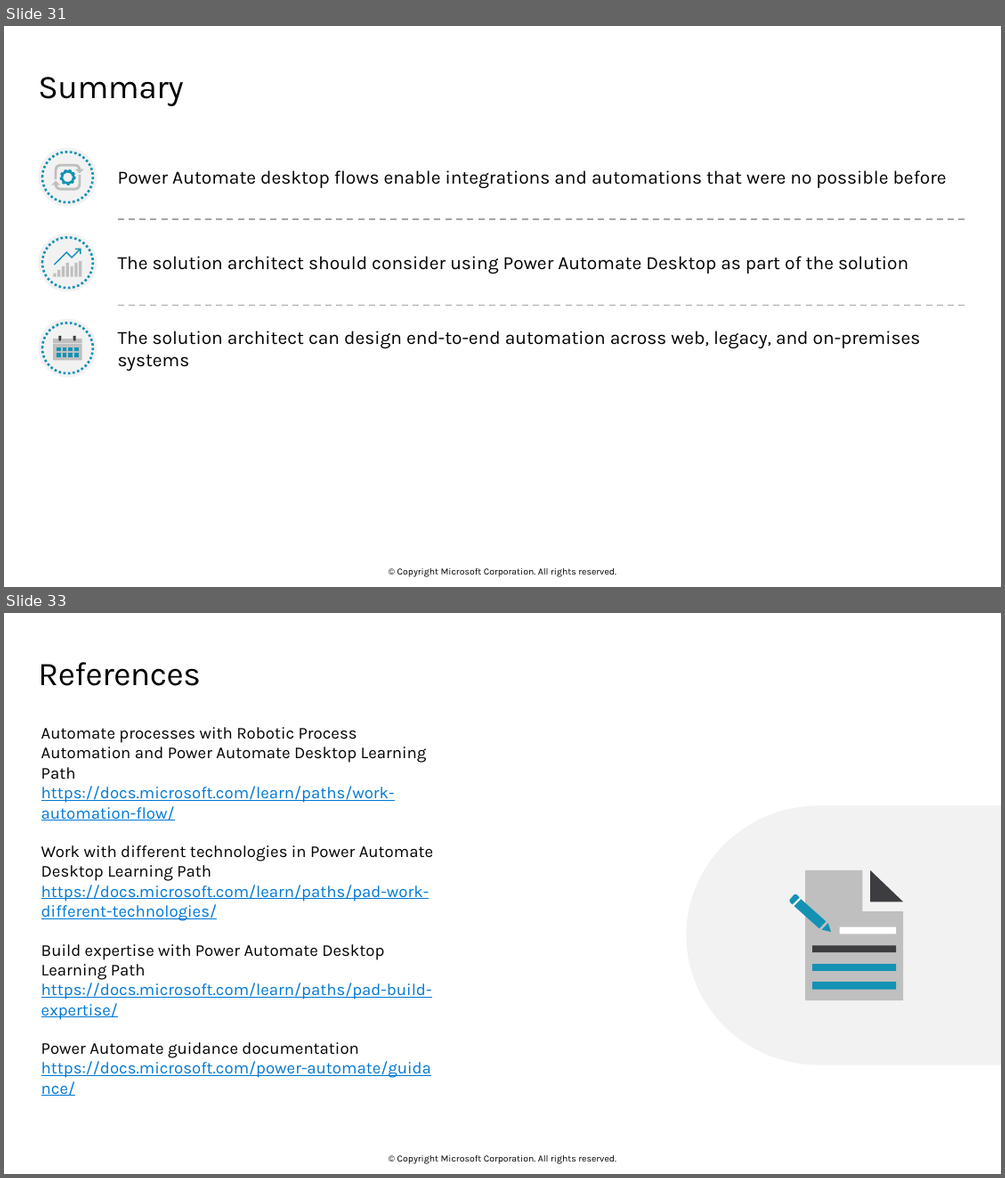
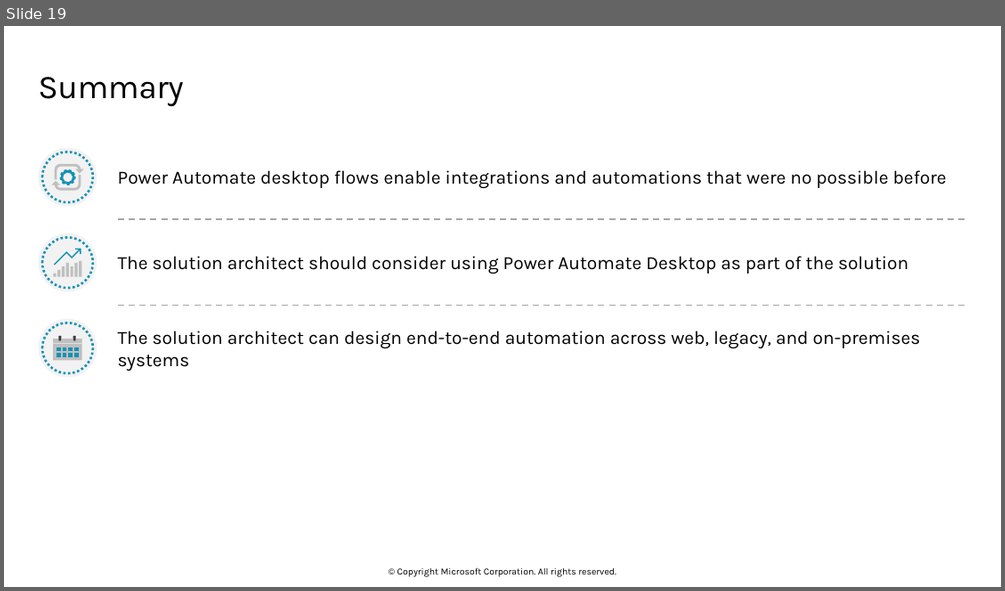
Before and after one commit to sumiticfai196/Batch-23-EY, a slide deck: M13 Robotic Process Automation.pptx. Shown one above the other, each under a label of ours: slides 31 and 33 before the commit, slide 19 after it; the slides between them are not shown. The pictures are 1005x1178 and 1005x591 pixels, drawn with LibreOffice and Linux fonts; fonts in the diff are those of the drawing; background and template pictures are left out. Boxes give left, top, right and bottom in pixels: in the first picture for what was removed or moved away, otherwise in the second. Text is boxed around its words. In the diff, an @@ line names an element or a change of style, - is before the commit and + after.

```diff
--- a/M13 Robotic Process Automation.pptx
+++ b/M13 Robotic Process Automation.pptx
@@ slide 33 removed at box(4, 613, 1001, 1174), background #FFFFFF; not listed: 1 template element that a slide beside it also shows @@
@@ title removed at box(38, 662, 200, 686) @@
-References
@@ text removed at box(41, 727, 433, 1078) @@
-Automate processes with Robotic Process Automation and Power Automate Desktop Learning Path
-https://docs.microsoft.com/learn/paths/work-automation-flow/
-Work with different technologies in Power Automate Desktop Learning Path
-https://docs.microsoft.com/learn/paths/pad-work-different-technologies/
-Build expertise with Power Automate Desktop Learning Path
-https://docs.microsoft.com/learn/paths/pad-build-expertise/
-Power Automate guidance documentation
-https://docs.microsoft.com/power-automate/guidance/
@@ freeform shape removed at box(687, 805, 1001, 1064) @@
@@ group removed at box(784, 870, 904, 1000): 9 freeform shapes @@
@@ what was slide 31 is now slide 19 @@
```
Also in this commit, not shown: 12 other slides removed, 2 other files.
